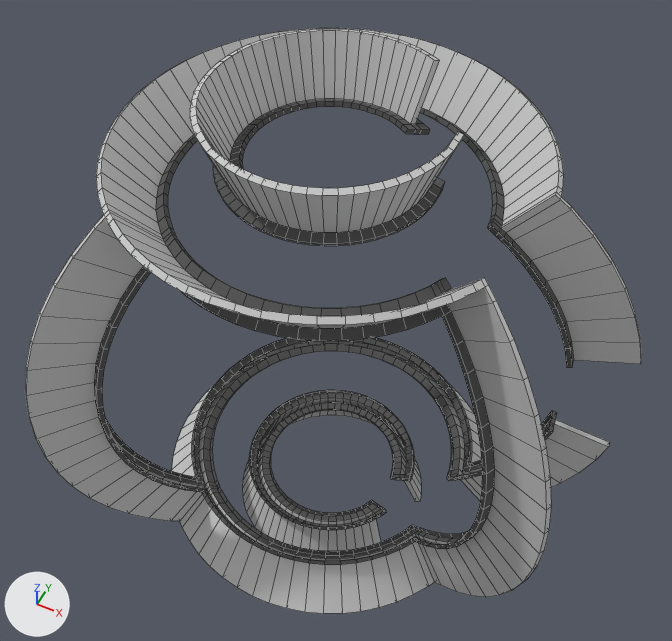
Two versions of the FBX model Assets/Scene_Content/Models/Walls/Sc01/Sc01_walls08.FBX, one commit apart.
Before and after are seen from a 50 mm lens placed at (1.19, -2.33, 3.02), pointed at (0.03, -0.02, 0.13). Every picture has the same lights, and +X, +Y and +Z are marked at lower left. Mesh edges are drawn as thin lines. Where no turn or scale is listed for an object, it has been applied to the vertices.

Script lines for the objects in view, before the commit:
```python
me_mesh = bpy.data.meshes.new('Mesh')
me_mesh.from_pydata(...)  # 2212 vertices, 1930 faces; spans x -0.81..1.22, y -0.99..0.81, z -1.19..1.19
# faces by material slot: [820, 1110]
me_mesh.materials.append(mat_wallglow)  # light grey #cacaca
me_mesh.materials.append(mat_material__74)  # dark grey #535353
ob_sc01_walls08 = bpy.data.objects.new('Sc01_walls08', me_mesh)
ob_sc01_walls08.location = (0.0, 0.0, 0.0)
```
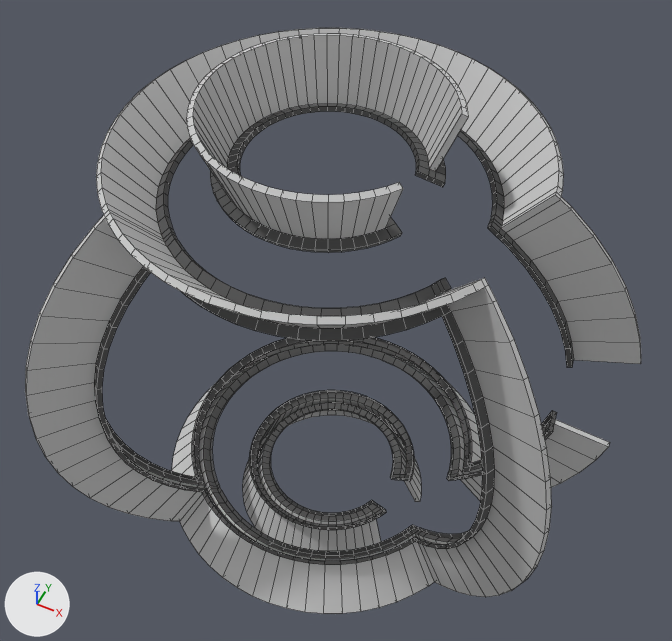
What differs and where, as boxes (x1, y1, x2, y2) in the pictures (672 x 641 px; the box of a moved part takes in the faces that stretch with it):
part 1 of me_mesh, moved or reshaped
    before: (190, 29, 464, 246)
    after: (187, 34, 469, 253)

Edits to the bpy script that builds the scene:
```text
Change me_mesh:
    where me_mesh.from_pydata(...)  # 2212 vertices, 1930 faces; spans x -0.81..1.22, y -0.99..0.81, z -1.19..1.19
    used by ob_sc01_walls08; location = (0.0, 0.0, 0.0)
    me_mesh part 1: the loose piece of 432 vertices spanning x -0.47..0.47, y -0.47..0.47, z 0.91..1.19 is turned -38.9 degrees about the z axis through its middle, then moved by (0.01, -0.03, 0.0)
```
